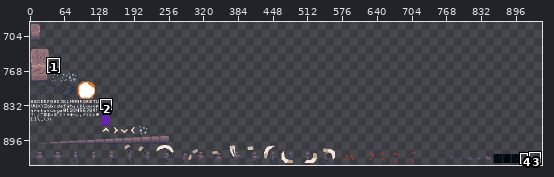
Sprite sheet, stored at assets/geohammer.png. Above: a wide view before the commit, with the close-up outlined.
Close-up. Before the edit:
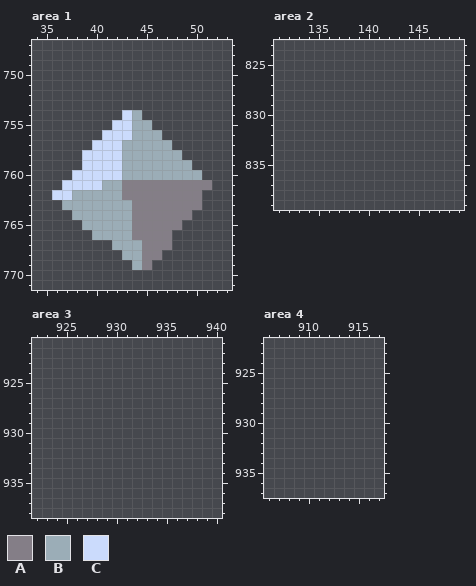
The file is 1024x1024 pixels. Colours within 5 levels of each other are drawn and written as one. Shown: area 1: x 34..53, y 747..771; area 2: x 131..149, y 823..839; area 3: x 922..940, y 921..938; area 4: x 906..917, y 922..937. The old version is drawn lined up with the new one. The wide view leaves out empty margins. The commit also changed other parts of the picture, which this record leaves out.
Palette (. is transparent): A #847e87  B #9badb7  C #cbdbfc
Pixels before, area 1, first column x 36:
754 .......CB.......
755 ......CCBB......
756 .....CCCBBB.....
757 ....CCCBBBBB....
758 ...CCCCBBBBBB...
759 ...CCCCBBBBBBB..
760 ..CCCCCBBBBBBBB.
761 .CCCCBBAAAAAAAAA
762 CCBBBBBAAAAAAAA.
763 .BBBBBBBAAAAAAA.
764 ..BBBBBBAAAAAA..
765 ...BBBBBAAAAA...
766 ....BBBBAAAA....
767 ......BBBAAA....
768 .......BBAA.....
769 ........BA......
The result:
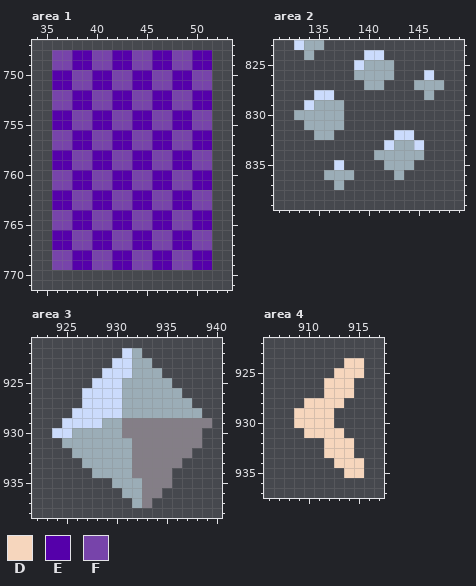
Colours new in this view: D #f6d6bd  E #5500aa  F #7744aa
Change:
whole drawing moved by +0,+35 (the old picture is shown already moved)
Changed rows in their new state; - is an unchanged pixel.
Area 1:
first column x 36:
748 FFEEFFEEFFEEFFEE
749 FFEEFFEEFFEEFFEE
750 EEFFEEFFEEFFEEFF
751 EEFFEEFFEEFFEEFF
752 FFEEFFEEFFEEFFEE
753 FFEEFFEEFFEEFFEE
754 EEFFEEFFEEFFEEFF
755 EEFFEEFFEEFFEEFF
756 FFEEFFEEFFEEFFEE
757 FFEEFFEEFFEEFFEE
758 EEFFEEFFEEFFEEFF
759 EEFFEEFFEEFFEEFF
760 FFEEFFEEFFEEFFEE
761 FFEEFFEEFFEEFFEE
762 EEFFEEFFEEFFEEFF
763 EEFFEEFFEEFFEEFF
764 FFEEFFEEFFEEFFEE
765 FFEEFFEEFFEEFFEE
766 EEFFEEFFEEFFEEFF
767 EEFFEEFFEEFFEEFF
768 FFEEFFEEFFEEFFEE
769 FFEEFFEEFFEEFFEE
Area 2:
first column x 133:
823 CBB------------
824 -B-----CC------
825 ------CBBB-----
826 ------BBBB---C-
827 -------BB---BBB
828 --CC---------B-
829 -CBBB----------
830 BBBBB----------
831 -BBBB----------
832 --BB------CC---
833 ---------CBBC--
834 --------BBBBB--
835 ----C----BBB---
836 ---BBB----B----
837 ----B----------
Area 3:
first column x 924:
922 -------CB-------
923 ------CCBB------
924 -----CCCBBB-----
925 ----CCCBBBBB----
926 ---CCCCBBBBBB---
927 ---CCCCBBBBBBB--
928 --CCCCCBBBBBBBB-
929 -CCCCBBAAAAAAAAA
930 CCBBBBBAAAAAAAA-
931 -BBBBBBBAAAAAAA-
932 --BBBBBBAAAAAA--
933 ---BBBBBAAAAA---
934 ----BBBBAAAA----
935 ------BBBAAA----
936 -------BBAA-----
937 --------BA------
Area 4:
first column x 909:
924 -----DD
925 ----DDD
926 ---DDD-
927 ---DDD-
928 -DDDD--
929 DDDD---
930 DDDD---
931 -DDDD--
932 ---DDD-
933 ---DDD-
934 ----DDD
935 -----DD
